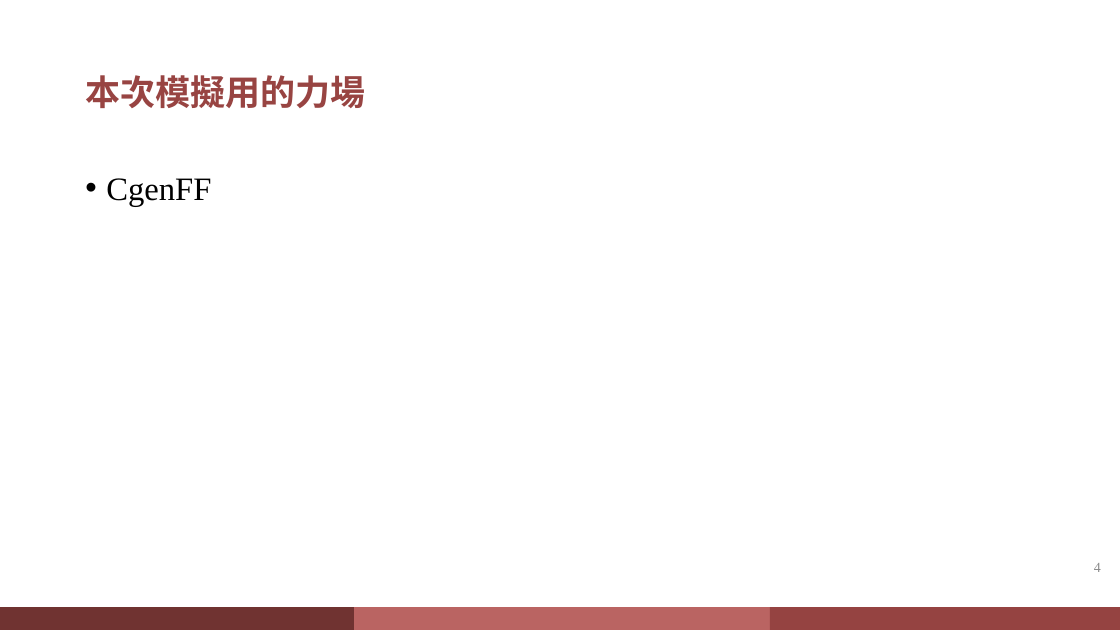
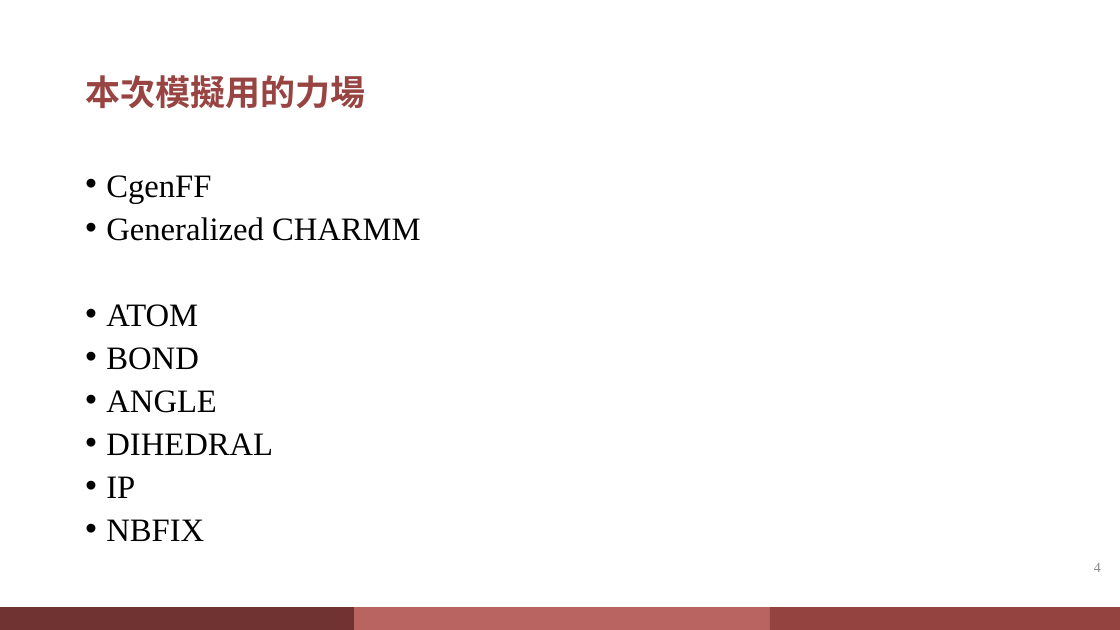
Before and after one commit to nivation/Tutorial4JiaHong, a slide deck: slide 4 of Week3/2022_10_6.pptx. Drawn at 1120x630 pixels with LibreOffice and Linux fonts; fonts in the diff are those of the drawing. Boxes give left, top, right and bottom in pixels: in the first picture for what was removed or moved away, otherwise in the second. Text is boxed around its words. In the diff, an @@ line names an element or a change of style, - is before the commit and + after.

```diff
--- a/Week3/2022_10_6.pptx
+++ b/Week3/2022_10_6.pptx
@@ text at [106,175,211,203]: line spacing 0.9 to 0.8 @@
@@ text at [106,217,421,541]: paragraphs added @@
+• Generalized CHARMM
+• ATOM
+• BOND
+• ANGLE
+• DIHEDRAL
+• IP
+• NBFIX
```
Also in this commit, not shown: 2 other slides changed, 1 slide added, 1 other file.
